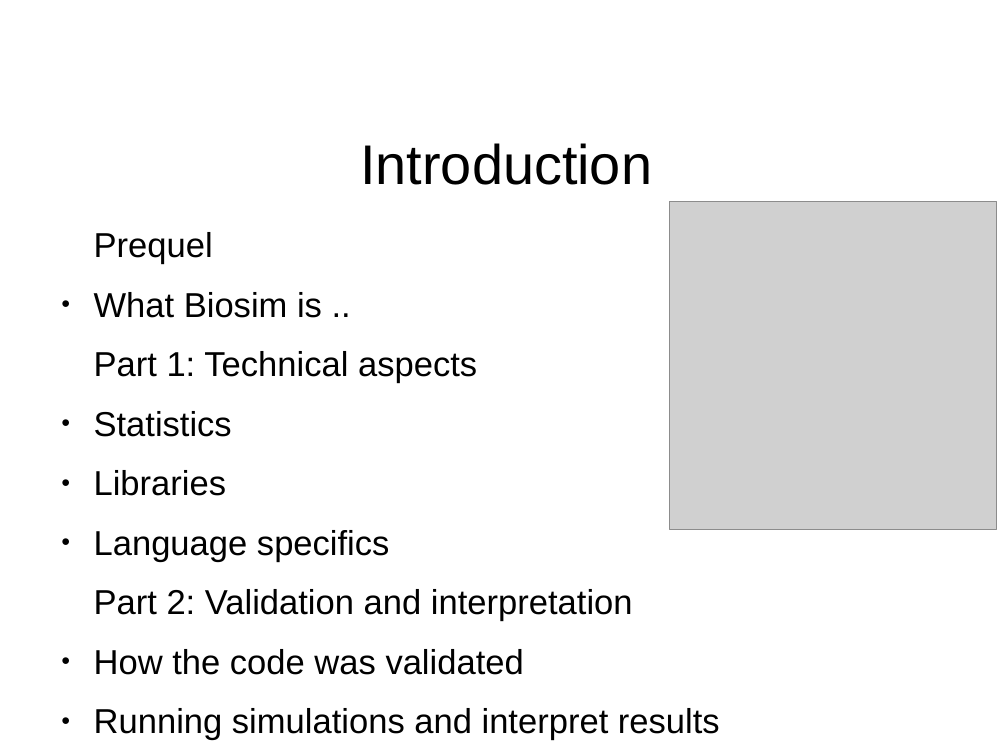
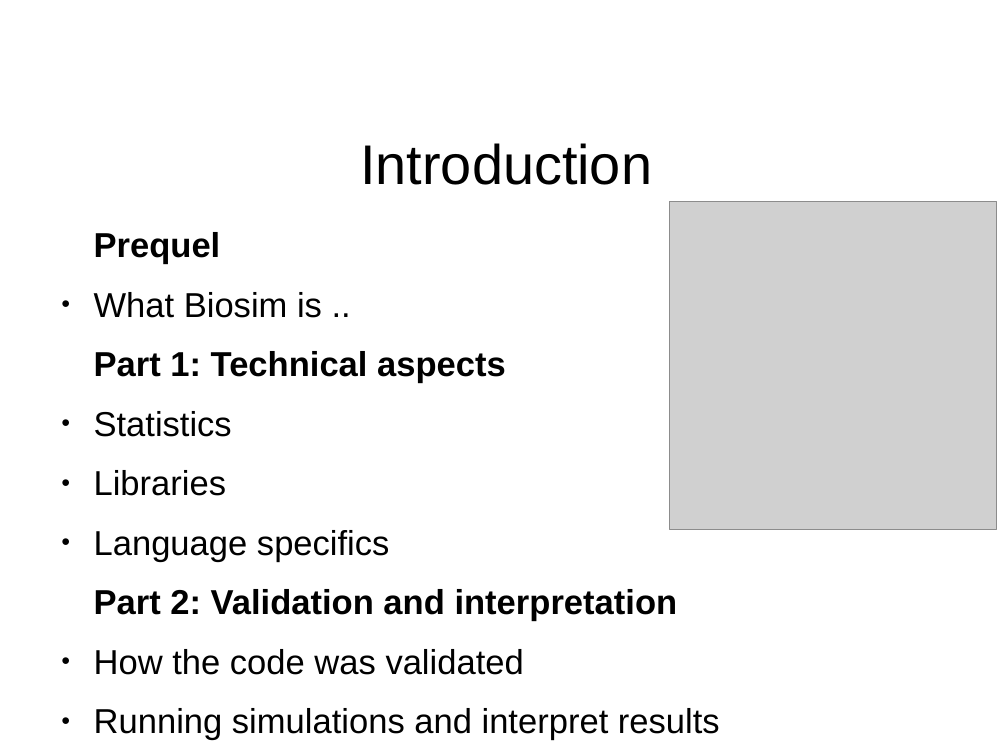
Before and after one commit to PascalCorpsman/biosim4_FPC_translation, a slide deck: slide 2 of presentations/Presentation.odp. Drawn at 1008x756 pixels with LibreOffice and Linux fonts; fonts in the diff are those of the drawing; grey boxes stand for pictures; background and template pictures are left out. Boxes give left, top, right and bottom in pixels: in the first picture for what was removed or moved away, otherwise in the second. Text is boxed around its words. In the diff, an @@ line names an element or a change of style, - is before the commit and + after.

```diff
--- a/presentations/Presentation.odp
+++ b/presentations/Presentation.odp
@@ text at (94,232,678,621): bold on in "Prequel", "Part 1: Technical aspects", "Part 2: Validation and interpretation" @@
```
Also in this commit, not shown: 2 other slides changed, 1 slide added, 2 other files.
